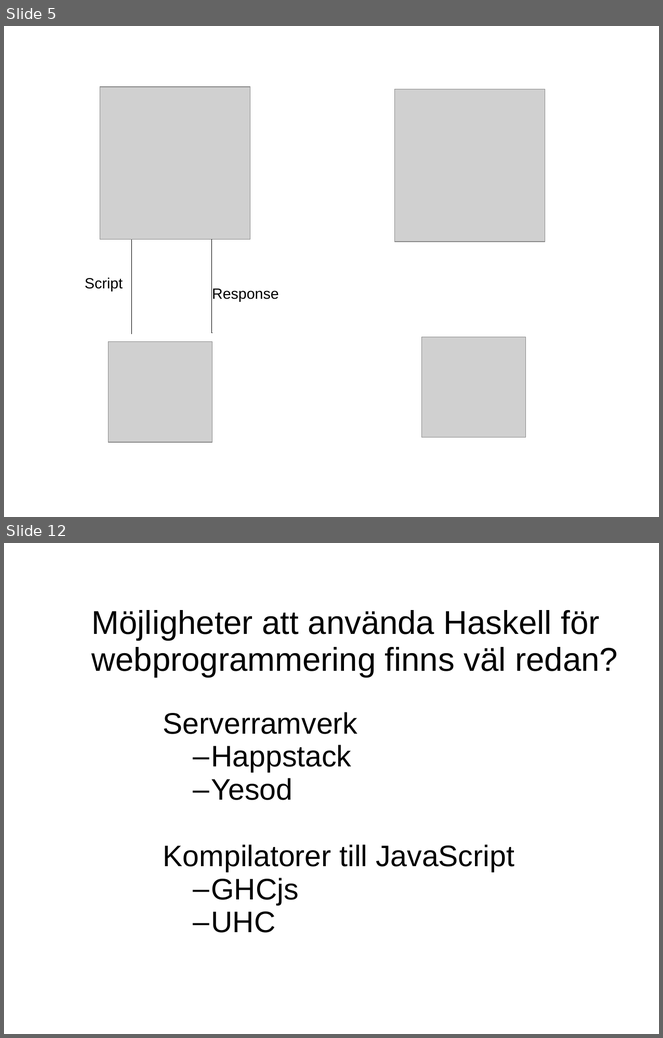
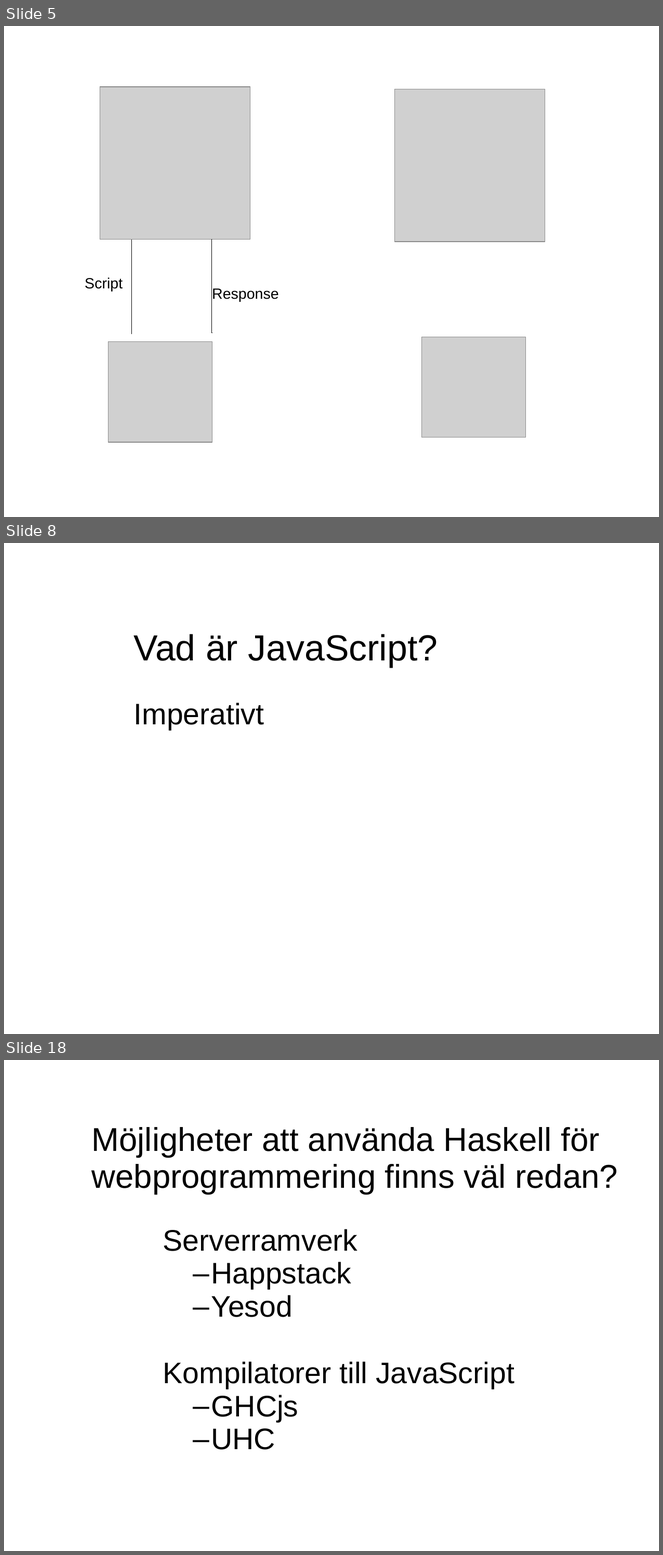
Before and after one commit to evilcandybag/JSHC, a slide deck: report/presentation.ppt. Shown one above the other, each under a label of ours: slides 5 and 12 before the commit, slides 5, 8 and 18 after it; the slides between them are not shown. The pictures are 663x1038 and 663x1555 pixels, drawn with LibreOffice and Linux fonts; fonts in the diff are those of the drawing; grey boxes stand for pictures. Boxes give left, top, right and bottom in pixels: in the first picture for what was removed or moved away, otherwise in the second. Text is boxed around its words. In the diff, an @@ line names an element or a change of style, - is before the commit and + after.

```diff
--- a/report/presentation.ppt
+++ b/report/presentation.ppt
@@ slide 8 added at (x1=4, y1=543, x2=659, y2=1034), background #FFFFFF @@
@@ text added at (x1=134, y1=634, x2=438, y2=667), 44 pt, text #000000 @@
+Vad är JavaScript?
@@ text added at (x1=134, y1=703, x2=265, y2=730), 36 pt, text #000000 @@
+Imperativt
@@ what was slide 12 is now slide 18 @@
```
Also in this commit, not shown: 5 slides changed, 16 other slides added, 2 slides removed, 4 other files.
